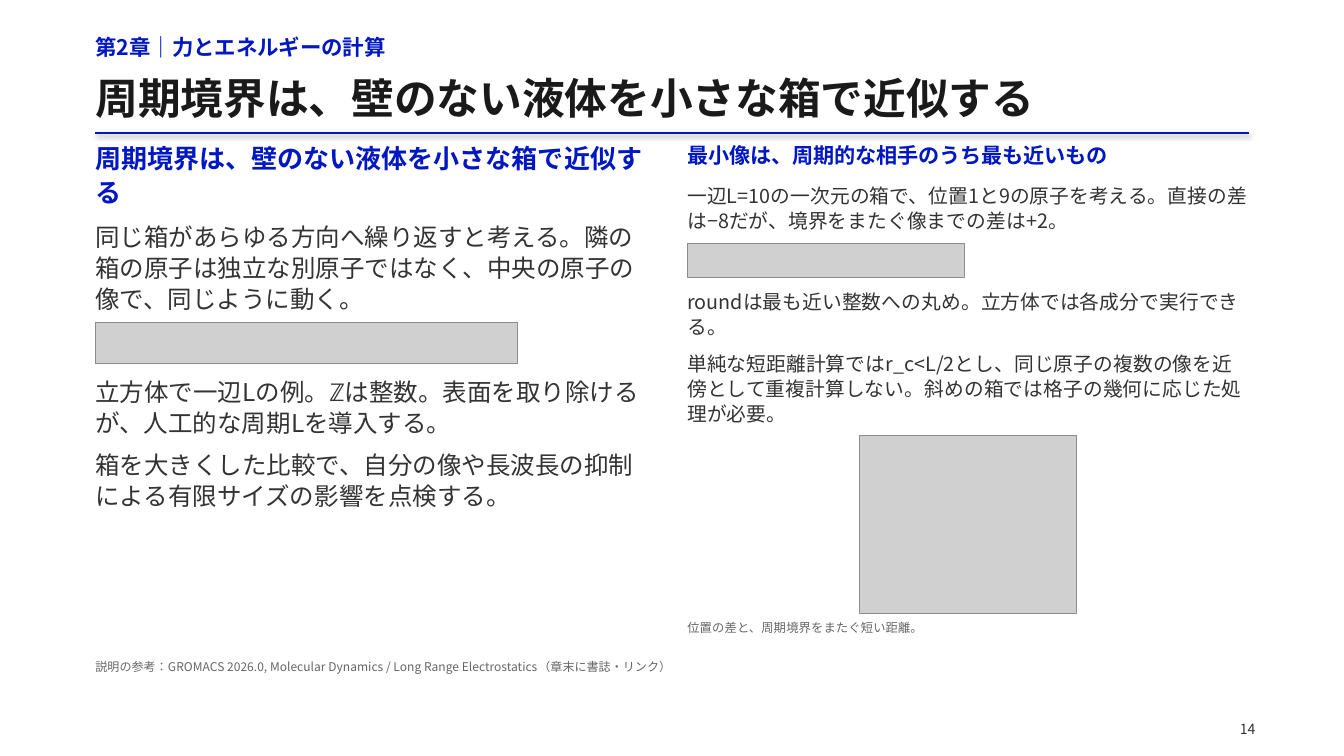
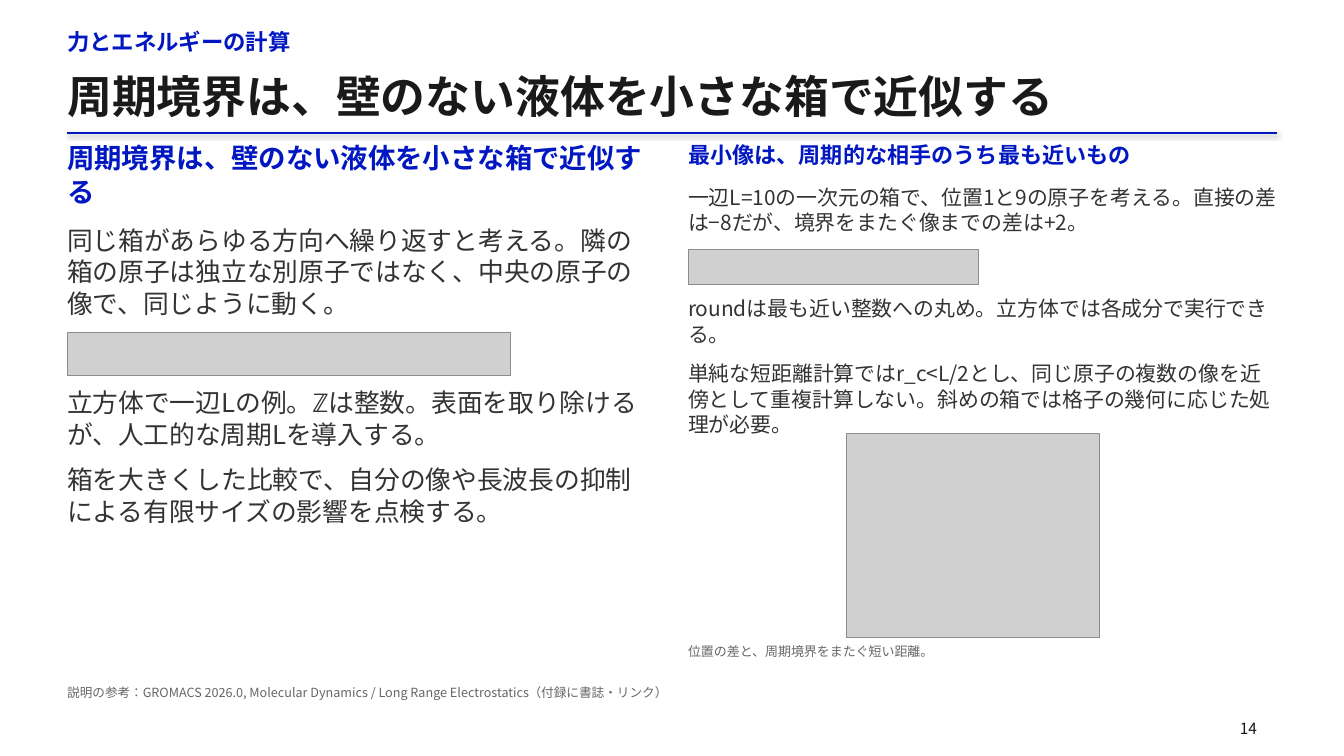
Before and after one commit to matsunagalab/lecture_bioinfo, a slide deck: slide 14 of 11_分子動力学シミュレーション/11_分子動力学シミュレーション.pptx. Drawn at 1344x756 pixels with LibreOffice and Linux fonts; fonts in the diff are those of the drawing; grey boxes stand for pictures. Boxes give left, top, right and bottom in pixels: in the first picture for what was removed or moved away, otherwise in the second. Text is boxed around its words. In the diff, an @@ line names an element or a change of style, - is before the commit and + after.

Commit message:
第11回の数式と図を再配置しOpenMM演習の説明を改善

```diff
--- a/11_分子動力学シミュレーション/11_分子動力学シミュレーション.pptx
+++ b/11_分子動力学シミュレーション/11_分子動力学シミュレーション.pptx
@@ text at (67,30,290,52): text changed; size 15.2 to 16 pt @@
-第2章｜力とエネルギーの計算
+力とエネルギーの計算
@@ text "周期境界は、壁のない液体を小さな箱で近似する": place and size @@
-text "周期境界は、壁のない液体を小さな箱で近似する" at (95,77,1034,118)
+text "周期境界は、壁のない液体を小さな箱で近似する" at (67,74,1053,117)
@@ text "周期境界は、壁のない液体を小さな箱で近似する" at (67,74,1053,117): size 30.5 to 32 pt @@
@@ text "周期境界は、壁のない液体を小さな箱で近似する": place and size @@
-text "周期境界は、壁のない液体を小さな箱で近似する" at (95,145,642,204)
+text "周期境界は、壁のない液体を小さな箱で近似する" at (67,144,642,204)
@@ text "周期境界は、壁のない液体を小さな箱で近似する" at (67,144,642,204): size 18.6 to 19.5 pt @@
@@ line moved from (96, 133) - (1249, 133) to (68, 133) - (1277, 133) @@
@@ text "最小像は、周期的な相手のうち最も近いもの" at (688,144,1131,165): size 15.1 to 15.8 pt @@
@@ text "同じ箱があらゆる方向へ繰り返すと考える。隣の箱の原子は独立な別原子ではなく、中央の原子の像で、同じように動く。": place and size @@
-text "同じ箱があらゆる方向へ繰り返すと考える。隣の箱の原子は独立な別原子ではなく、中央の原子の像で、同じように動く。" at (95,225,634,310)
+text "同じ箱があらゆる方向へ繰り返すと考える。隣の箱の原子は独立な別原子ではなく、中央の原子の像で、同じように動く。" at (67,228,632,315)
@@ picture: place and size @@
-picture at (688,244,965,277)
+picture at (689,249,979,284)
@@ picture: place and size @@
-picture at (96,323,518,364)
+picture at (68,333,510,376)
@@ text "立方体で一辺Lの例。ℤは整数。表面を取り除けるが、人工的な周期Lを導入する。": place and size @@
-text "立方体で一辺Lの例。ℤは整数。表面を取り除けるが、人工的な周期Lを導入する。" at (95,380,639,434)
+text "立方体で一辺Lの例。ℤは整数。表面を取り除けるが、人工的な周期Lを導入する。" at (67,390,637,446)
@@ size 14.2 to 14.9 pt in 3 elements at (688,187,1276,232), (688,298,1268,343), (688,363,1271,434) @@
@@ text "単純な短距離計算ではr_c<L/2とし、同じ原子の複数の像を近傍として重複計算しない。斜めの箱では格子の幾何に応じた処理 ...": place and size @@
-text "単純な短距離計算ではr_c<L/2とし、同じ原子の複数の像を近傍として重複計算しない。斜めの箱では格子の幾何に応じた処理 ..." at (687,354,1241,423)
+text "単純な短距離計算ではr_c<L/2とし、同じ原子の複数の像を近傍として重複計算しない。斜めの箱では格子の幾何に応じた処理 ..." at (688,363,1271,434)
@@ picture: place and size @@
-picture at (859,436,1077,613)
+picture at (846,434,1099,638)
@@ size 17.5 to 18.4 pt in 3 elements at (67,228,632,315), (67,390,637,446), (67,467,631,523) @@
@@ text "箱を大きくした比較で、自分の像や長波長の抑制による有限サイズの影響を点検する。": place and size @@
-text "箱を大きくした比較で、自分の像や長波長の抑制による有限サイズの影響を点検する。" at (95,453,633,507)
+text "箱を大きくした比較で、自分の像や長波長の抑制による有限サイズの影響を点検する。" at (67,467,631,523)
@@ text "位置の差と、周期境界をまたぐ短い距離。": place and size @@
-text "位置の差と、周期境界をまたぐ短い距離。" at (687,621,922,633)
+text "位置の差と、周期境界をまたぐ短い距離。" at (688,645,933,657)
@@ text "位置の差と、周期境界をまたぐ短い距離。" at (688,645,933,657): size 8.8 to 9.3 pt @@
@@ text at (67,686,667,700): text changed; size 8.6 to 9 pt @@
-説明の参考：GROMACS 2026.0, Molecular Dynamics / Long Range Electrostatics（章末に書誌・リンク）
+説明の参考：GROMACS 2026.0, Molecular Dynamics / Long Range Electrostatics（付録に書誌・リンク）
@@ text "14" at (1240,722,1257,734): size 10 to 11 pt, text colour #333333 to #171717; line spacing 13.5pt to 13.8pt @@
```
Also in this commit, not shown: 53 other slides changed, 4 slides added, 4 slides removed, 2 other files.
